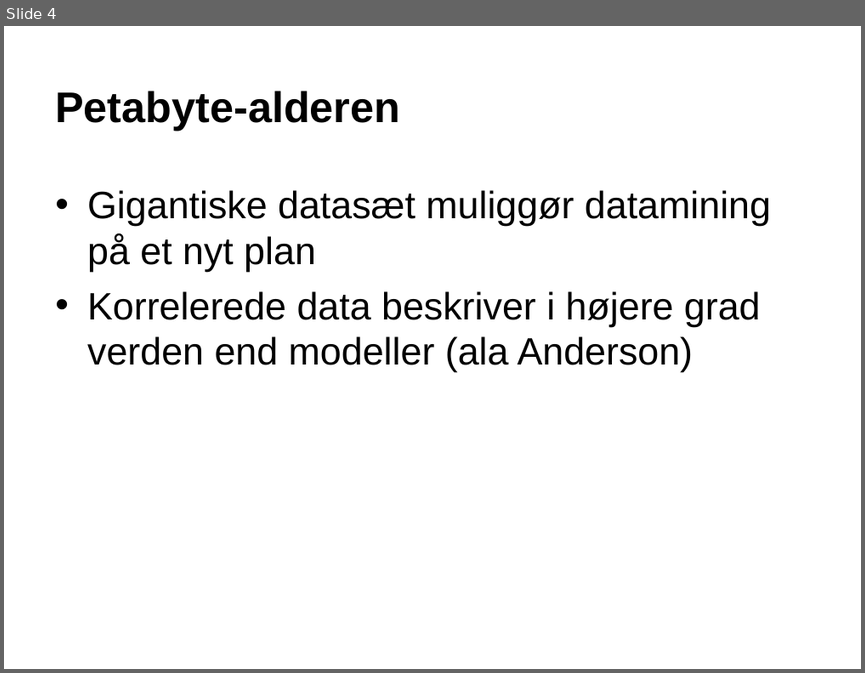
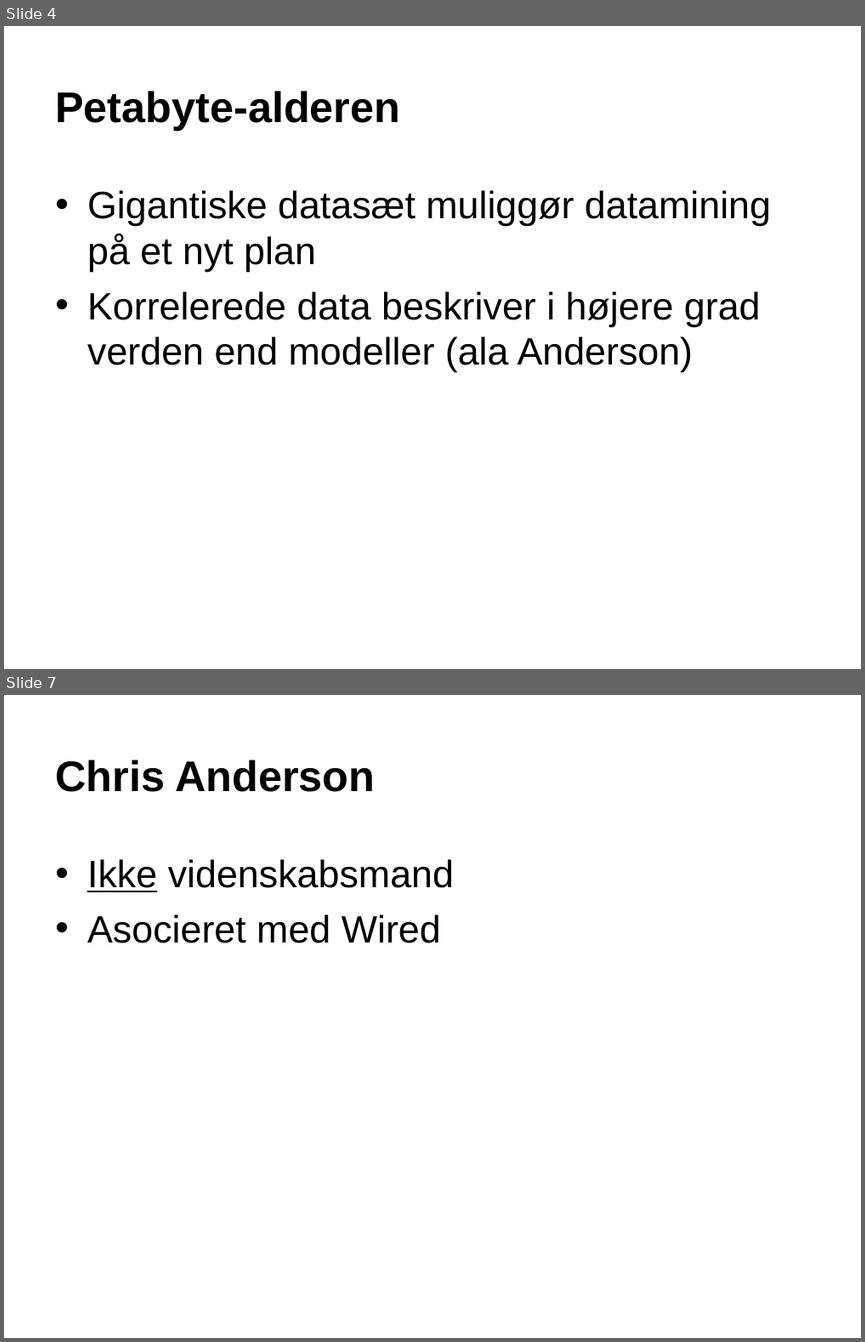
Before and after one commit to pspeder/DatVid-Assignments, a slide deck: week2/oplæg/Presentation1.ppt. Shown one above the other, each under a label of ours: slide 4 before the commit, slides 4 and 7 after it; the slides between them are not shown. The pictures are 865x673 and 865x1342 pixels, drawn with LibreOffice and Linux fonts; fonts in the diff are those of the drawing; background and template pictures are left out. Boxes give left, top, right and bottom in pixels: in the first picture for what was removed or moved away, otherwise in the second. Text is boxed around its words. In the diff, an @@ line names an element or a change of style, - is before the commit and + after.

```diff
--- a/week2/oplæg/Presentation1.ppt
+++ b/week2/oplæg/Presentation1.ppt
@@ slide 7 added at (4,695,861,1338), background picture (left out) @@
@@ title added at (55,760,375,792), 36 pt, text #000000, bold @@
+Chris Anderson
@@ text added at (87,859,454,943), 32 pt, text #000000 @@
+• Ikke videnskabsmand
+• Asocieret med Wired
```
Also in this commit, not shown: 3 slides changed, 3 other slides added.
